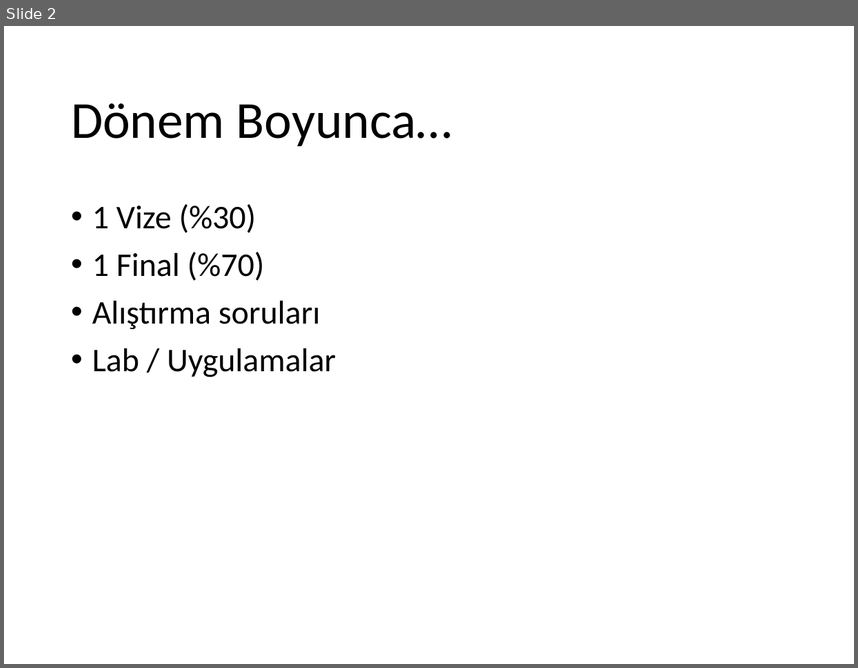
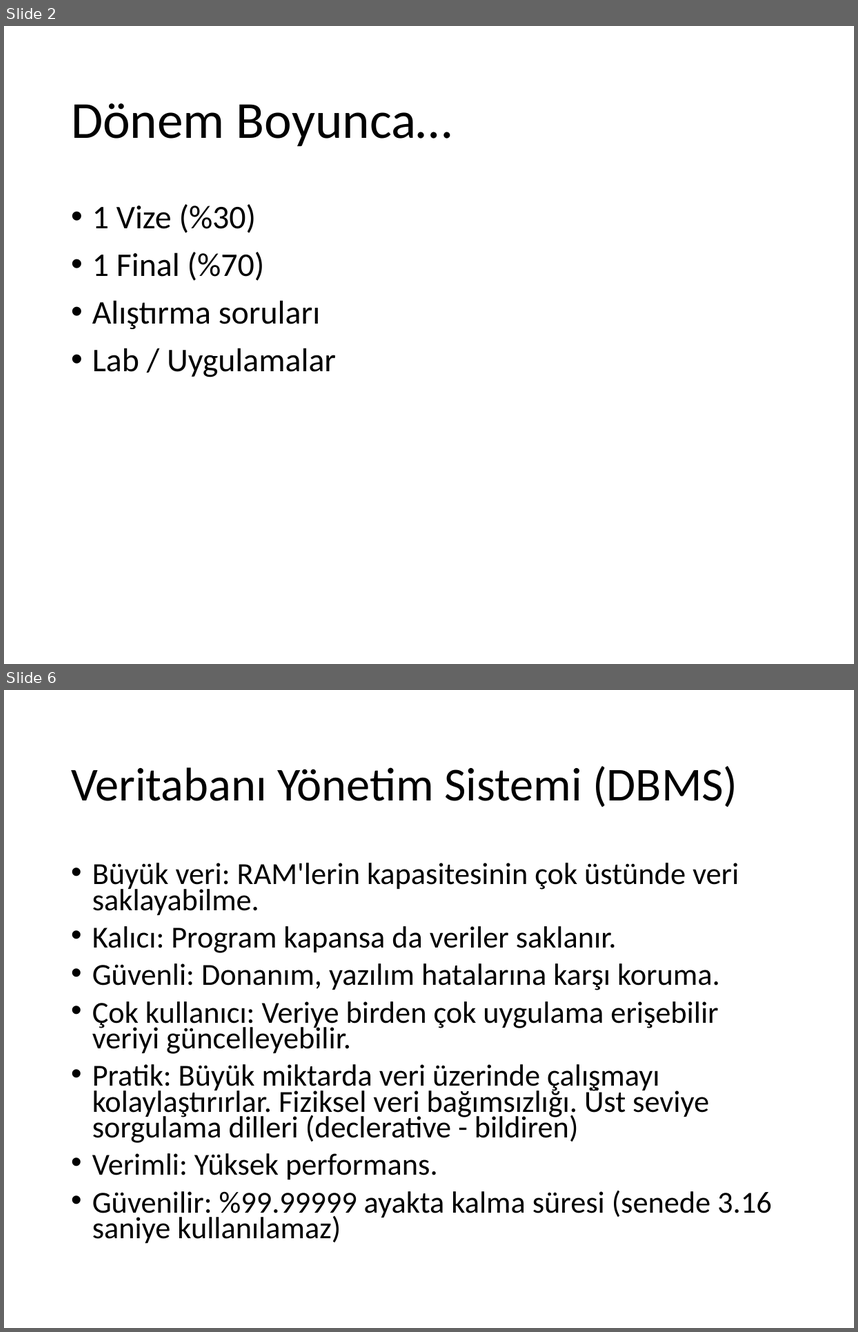
Before and after one commit to ihpar/dbms, a slide deck: Slides/Ders 0.pptx. Shown one above the other, each under a label of ours: slide 2 before the commit, slides 2 and 6 after it; the slides between them are not shown. The pictures are 858x668 and 858x1332 pixels, drawn with LibreOffice and Linux fonts; fonts in the diff are those of the drawing. Boxes give left, top, right and bottom in pixels: in the first picture for what was removed or moved away, otherwise in the second. Text is boxed around its words. In the diff, an @@ line names an element or a change of style, - is before the commit and + after.

```diff
--- a/Slides/Ders 0.pptx
+++ b/Slides/Ders 0.pptx
@@ slide 6 added at [4,690,854,1328], background #FFFFFF @@
@@ title added at [71,766,738,807], 40 pt, text #000000 @@
+Veritabanı Yönetim Sistemi (DBMS)
@@ text added at [92,862,772,1243], 25.9 pt, text #000000 @@
+• Büyük veri: RAM'lerin kapasitesinin çok üstünde veri saklayabilme.
+• Kalıcı: Program kapansa da veriler saklanır.
+• Güvenli: Donanım, yazılım hatalarına karşı koruma.
+• Çok kullanıcı: Veriye birden çok uygulama erişebilir veriyi güncelleyebilir.
+• Pratik: Büyük miktarda veri üzerinde çalışmayı kolaylaştırırlar. Fiziksel veri bağımsızlığı. Üst seviye sorgulama dilleri (declerative - bildiren)
+• Verimli: Yüksek performans.
+• Güvenilir: %99.99999 ayakta kalma süresi (senede 3.16 saniye kullanılamaz)
```
Also in this commit, not shown: 1 slide changed, 5 other slides added.
